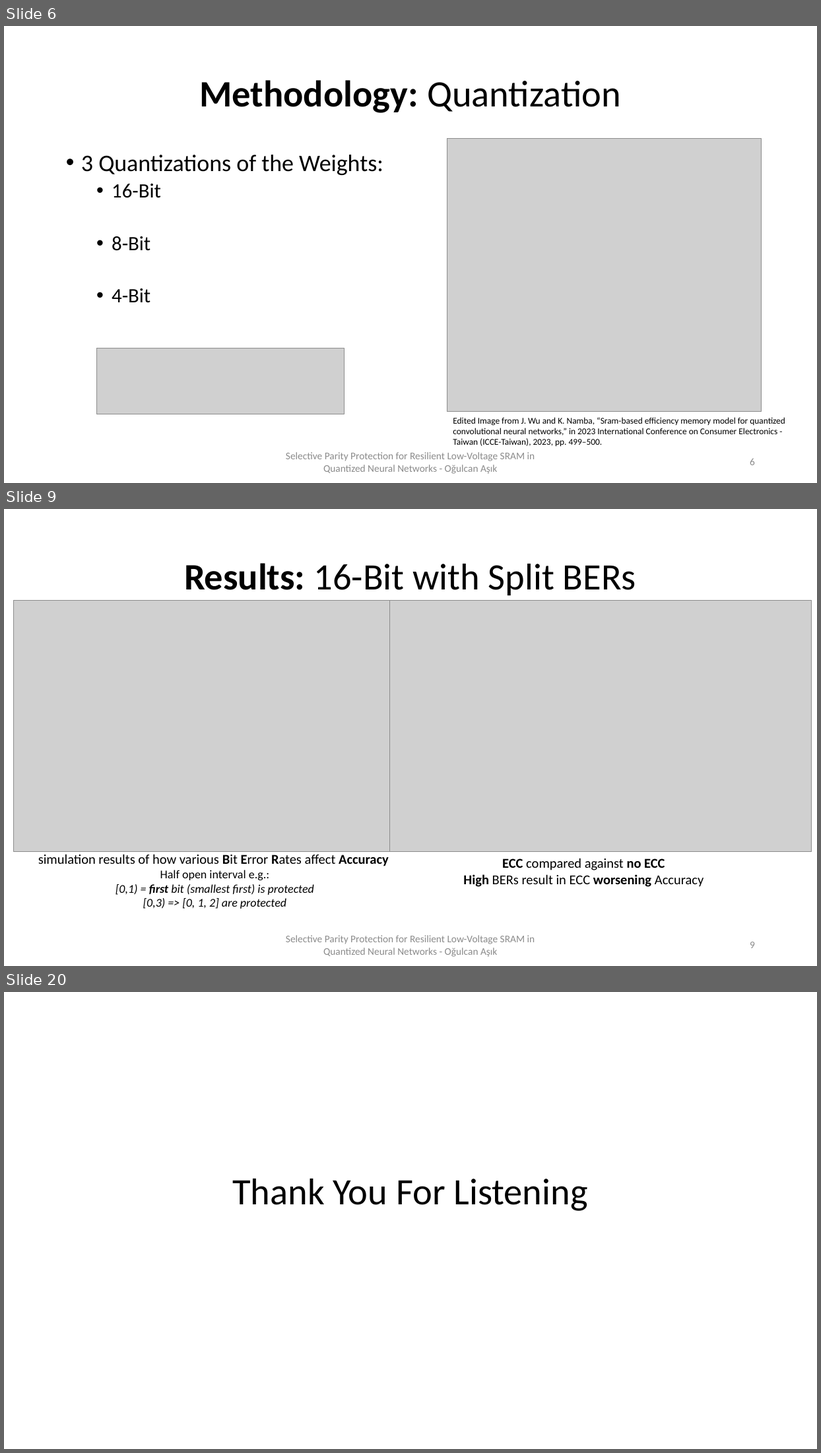
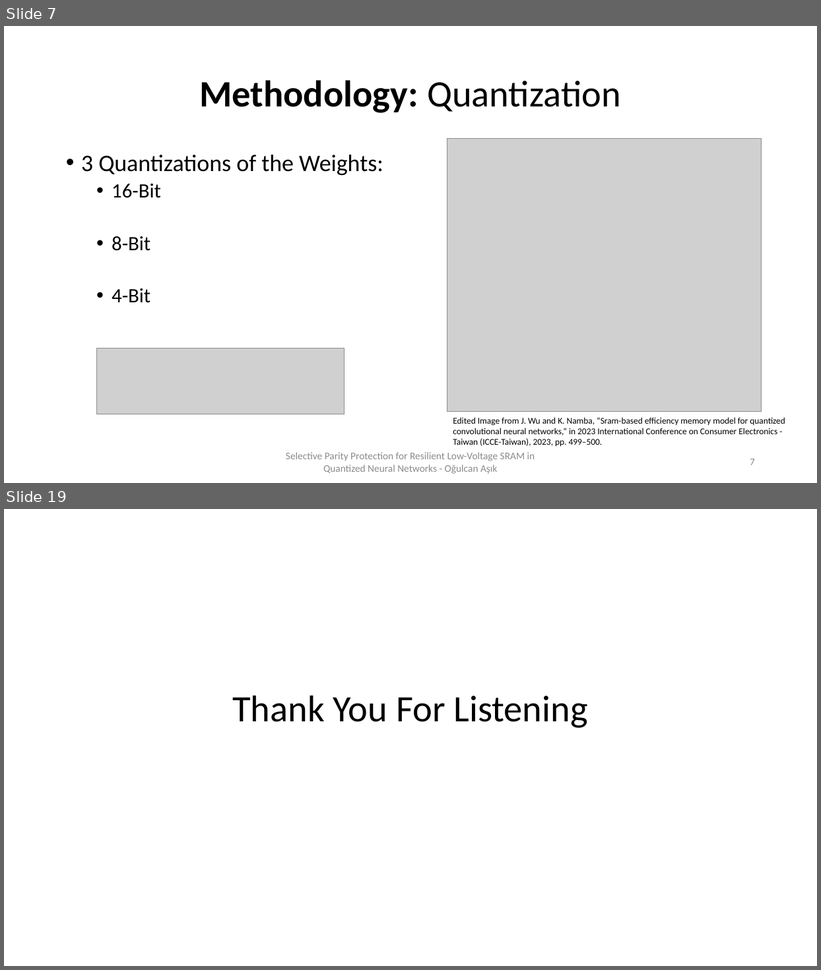
Before and after one commit to Xeadriel/ECC-SRAM-Simulation, a slide deck: Paper SRAM PDF/Selective Parity Protection for Resilient Low-Voltage SRAM in.pptx. Shown one above the other, each under a label of ours: slides 6, 9 and 20 before the commit, slides 7 and 19 after it; the slides between them are not shown. The pictures are 821x1453 and 821x970 pixels, drawn with LibreOffice and Linux fonts; fonts in the diff are those of the drawing; grey boxes stand for pictures. Boxes give left, top, right and bottom in pixels: in the first picture for what was removed or moved away, otherwise in the second. Text is boxed around its words. In the diff, an @@ line names an element or a change of style, - is before the commit and + after.

```diff
--- a/Paper SRAM PDF/Selective Parity Protection for Resilient Low-Voltage SRAM in.pptx
+++ b/Paper SRAM PDF/Selective Parity Protection for Resilient Low-Voltage SRAM in.pptx
@@ slide 9 removed at (4,509,817,966), background #FFFFFF @@
@@ title removed at (184,563,636,595) @@
-Results: 16-Bit with Split BERs
@@ picture removed at (14,600,436,852) @@
@@ picture removed at (389,601,812,852) @@
@@ text removed at (38,854,389,909) @@
-simulation results of how various Bit Error Rates affect Accuracy
-Half open interval e.g.:
-[0,1) = first bit (smallest first) is protected
-[0,3) => [0, 1, 2] are protected
@@ text removed at (463,858,704,887) @@
-ECC compared against no ECC
-High BERs result in ECC worsening Accuracy
@@ text removed at (286,935,535,957) @@
-Selective Parity Protection for Resilient Low-Voltage SRAM in Quantized Neural Networks - Oğulcan Aşık
@@ page number removed at (750,942,755,949) @@
-9
@@ what was slide 6 is now slide 7 @@
@@ page number at (750,459,755,466): text changed @@
-6
+7
@@ what was slide 20 is now slide 19 @@
```
Also in this commit, not shown: 14 slides changed, 2 slides added, 2 other slides removed, 4 other files.
